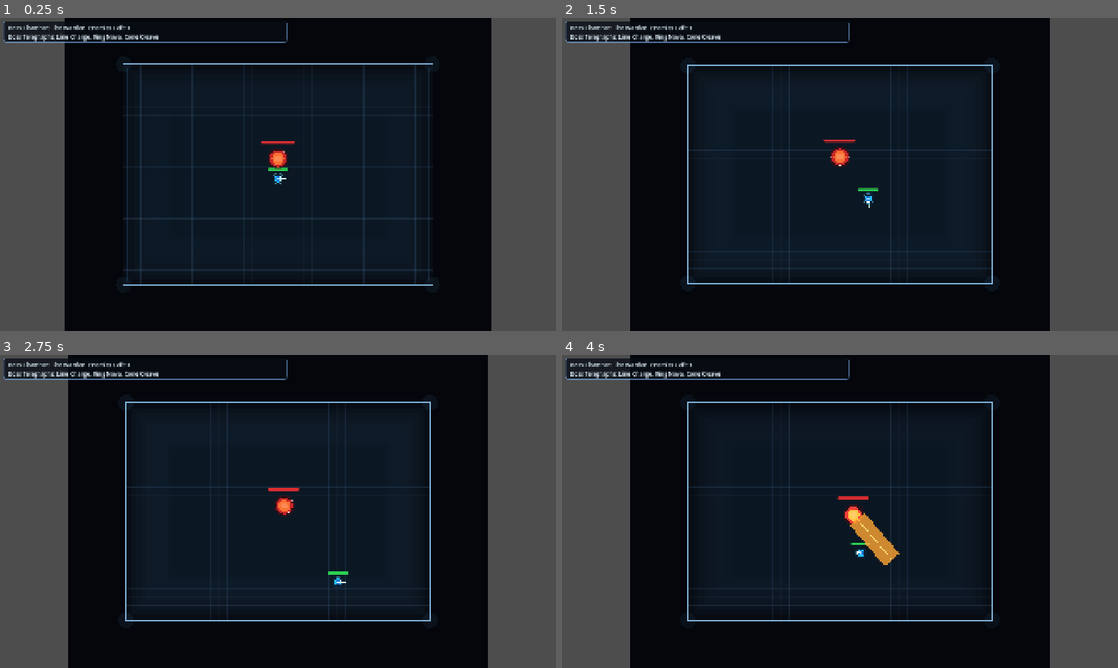
Above: before the commit, frames 1-4 (two rows, left to right).
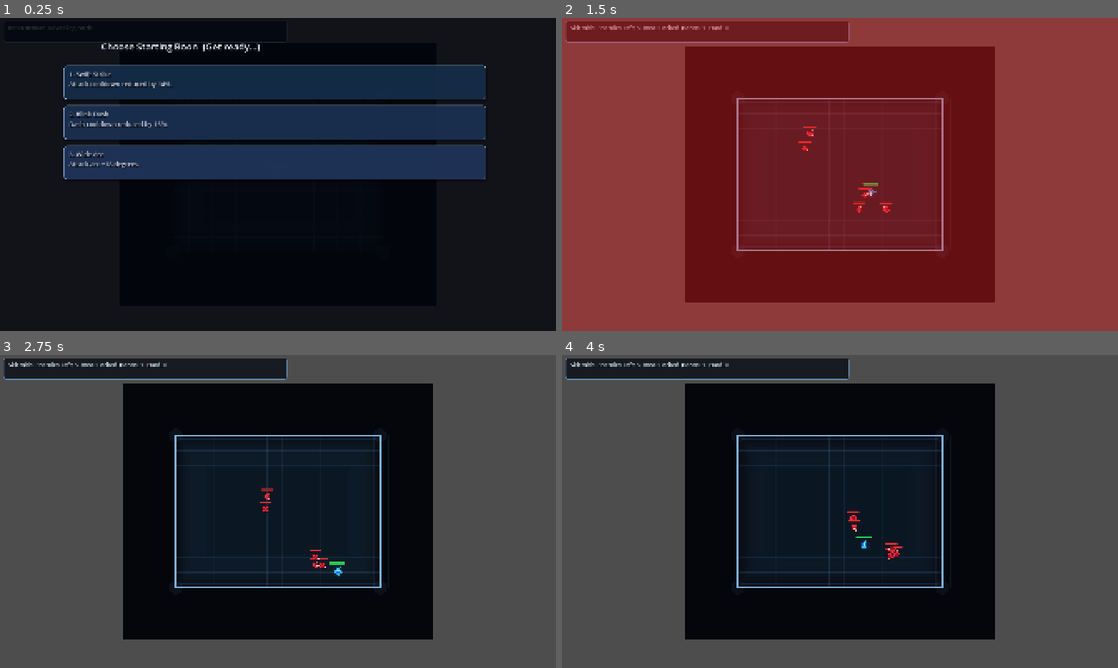
Above: after the commit, the same moments.

Repository: Excellund/AbyssalDescent
Game: Godot game, scene res://scenes/Main.tscn
Same seed, same stepped clock (60 frames per second), same inputs: the game is played once before the commit and once after it.
Inputs (mouse positions are in pixels of both pictures, inside the frame that each line leads up to):
- Up to frame 1 (0.25 s): no input
- Up to frame 2 (1.5 s): tap A (move_left) at 0.5 s; move the mouse to (962, 158) at 0.52 s; hold D (move_right) 0.53-1.28 s; click (962, 158) at 0.6 s; move the mouse to (728, 190) at 1.27 s; hold S (move_down) from 1.28 s (still down); tap Space (dash) at 1.35 s
- Up to frame 3 (2.75 s): move the mouse to (333, 442) at 2.02 s; release S (move_down) at 2.03 s; hold D (move_right) from 2.03 s (still down); tap E (interact) at 2.1 s
- Up to frame 4 (4 s): move the mouse to (812, 574) at 2.77 s; release D (move_right) at 2.78 s; hold W (move_up) 2.78-3.53 s; click (812, 574) at 2.85 s; move the mouse to (1006, 558) at 3.52 s; hold A (move_left) from 3.53 s (still down); tap Space (dash) at 3.6 s

The runs differ from the first frame. In frame 1, 55% of the frame differs, in the area x 0-100%, y 0-100%; in frame 2, 100%; in frame 3, 42%; in frame 4, 36%.

Commit message:
Feat: Music

Diff:
--- a/scenes/Main.tscn
+++ b/scenes/Main.tscn
@@ -2,12 +2,14 @@
 
 [ext_resource type="PackedScene" uid="uid://drax5neg5nl7r" path="res://scenes/Player.tscn" id="1_elqb8"]
 [ext_resource type="Script" uid="uid://babey36ee0m00" path="res://scripts/world_generator.gd" id="2_jxm8r"]
+[ext_resource type="AudioStream" uid="uid://by0stfy1g1ca" path="res://music/cynicbattleloop.ogg" id="2_rarhs"]
+[ext_resource type="AudioStream" uid="uid://dgjrw5cngi4a8" path="res://music/Heated Lands - MP3.mp3" id="3_vcsgt"]
 
 [node name="Main" type="Node2D" unique_id=1680556229]
 script = ExtResource("2_jxm8r")
-debug_apply_test_powers_on_start = true
-debug_skip_starting_boon_selection = true
+normal_room_music = ExtResource("2_rarhs")
+boss_room_music = ExtResource("3_vcsgt")
+music_volume_db = -34.835
 debug_start_power_ids = PackedStringArray("razor_wind", "rupture_wave")
-debug_run_state = 1
 
 [node name="Player" parent="." unique_id=1831438957 instance=ExtResource("1_elqb8")]
--- a/scripts/world_generator.gd
+++ b/scripts/world_generator.gd
@@ -29,6 +29,11 @@
 @export var floor_grid_step: float = 70.0
 @export var floor_grid_fine_step: float = 35.0
 @export var arena_glow_strength: float = 0.22
+@export var normal_room_music: AudioStream
+@export var boss_room_music: AudioStream
+@export var music_volume_db: float = -10.0
+@export var music_intro_fade_duration: float = 1.6
+@export var music_crossfade_duration: float = 0.75
 @export var rest_heal_ratio: float = 0.32
 @export var hard_room_enemy_bonus: int = 3
 @export var debug_apply_test_powers_on_start: bool = false
@@ -77,6 +82,8 @@
 var boon_backdrop: ColorRect
 var hud_panel: Panel
 var art_time: float = 0.0
+var music_players: Array[AudioStreamPlayer] = []
+var active_music_player_index: int = -1
 
 func _ready() -> void:
 	rng.randomize()
@@ -88,6 +95,8 @@
 	current_room_size = room_base_size
 	current_room_label = "Starting Chamber"
 	_apply_camera_bounds_for_room(current_room_size)
+	_create_music_players()
+	_play_room_music(false, false, music_intro_fade_duration)
 	_create_hud()
 	_create_boon_ui()
 	_apply_debug_start_powers_if_needed()
@@ -355,6 +364,7 @@
 	if profile.is_empty():
 		return
 	in_boss_room = false
+	_play_room_music(false)
 	current_room_size = profile["room_size"]
 	current_room_static_camera = profile["static_camera"]
 	current_room_label = profile["label"]
@@ -364,6 +374,7 @@
 
 func _enter_rest_site() -> void:
 	in_boss_room = false
+	_play_room_music(false)
 	current_room_label = "Rest Site"
 	current_room_static_camera = true
 	_advance_room_progress()
@@ -381,6 +392,7 @@
 
 func _begin_boss_room() -> void:
 	in_boss_room = true
+	_play_room_music(true)
 	current_room_size = Vector2(1260.0, 900.0)
 	current_room_static_camera = false
 	current_room_label = "Boss Chamber: The Warden"
@@ -427,6 +439,56 @@
 	enemy.set("target", player)
 	if enemy.has_signal("died"):
 		enemy.died.connect(_on_room_enemy_died)
+
+func _create_music_players() -> void:
+	music_players.clear()
+	for _i in range(2):
+		var player := AudioStreamPlayer.new()
+		player.autoplay = false
+		player.volume_db = -60.0
+		add_child(player)
+		music_players.append(player)
+
+func _play_room_music(is_boss_room: bool, instant: bool = false, fade_duration: float = -1.0) -> void:
+	if music_players.size() < 2:
+		return
+
+	var target_stream: AudioStream = boss_room_music if is_boss_room else normal_room_music
+	if target_stream == null:
+		return
+
+	if active_music_player_index >= 0 and active_music_player_index < music_players.size():
+		var current_player := music_players[active_music_player_index]
+		if current_player.stream == target_stream and current_player.playing:
+			return
+
+	var next_index := 0 if active_music_player_index != 0 else 1
+	var incoming := music_players[next_index]
+	var outgoing: AudioStreamPlayer = null
+	if active_music_player_index >= 0 and active_music_player_index < music_players.size():
+		outgoing = music_players[active_music_player_index]
+
+	incoming.stream = target_stream
+	incoming.volume_db = music_volume_db if instant else -60.0
+	incoming.play()
+
+	if instant:
+		if outgoing != null and outgoing != incoming:
+			outgoing.stop()
+		active_music_player_index = next_index
+		return
+
+	var fade_time := fade_duration
+	if fade_time < 0.0:
+		fade_time = music_crossfade_duration
+	fade_time = maxf(0.05, fade_time)
+	var tween := create_tween()
+	tween.tween_property(incoming, "volume_db", music_volume_db, fade_time)
+	if outgoing != null and outgoing.playing and outgoing != incoming:
+		tween.parallel().tween_property(outgoing, "volume_db", -60.0, fade_time)
+		tween.tween_callback(outgoing.stop)
+
+	active_music_player_index = next_index
 
 func _apply_enemy_mutator(enemy: CharacterBody2D, enemy_script: Script) -> void:
 	if current_room_enemy_mutator.is_empty():
Not shown, added: music/Heated Lands - MP3.mp3.import
Not shown, added: music/cynicbattleloop.ogg.import
Not shown, added: music/Heated Lands - MP3.mp3
Not shown, added: music/cynicbattleloop.ogg
